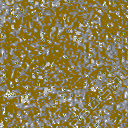
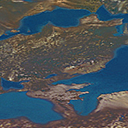
Before/after of a 128px x 128px layered artwork. What changed in the layer stack:
added layer "Layer 2" above "Gradient Map 1" over (x1=0, y1=0, x2=128, y2=128)
